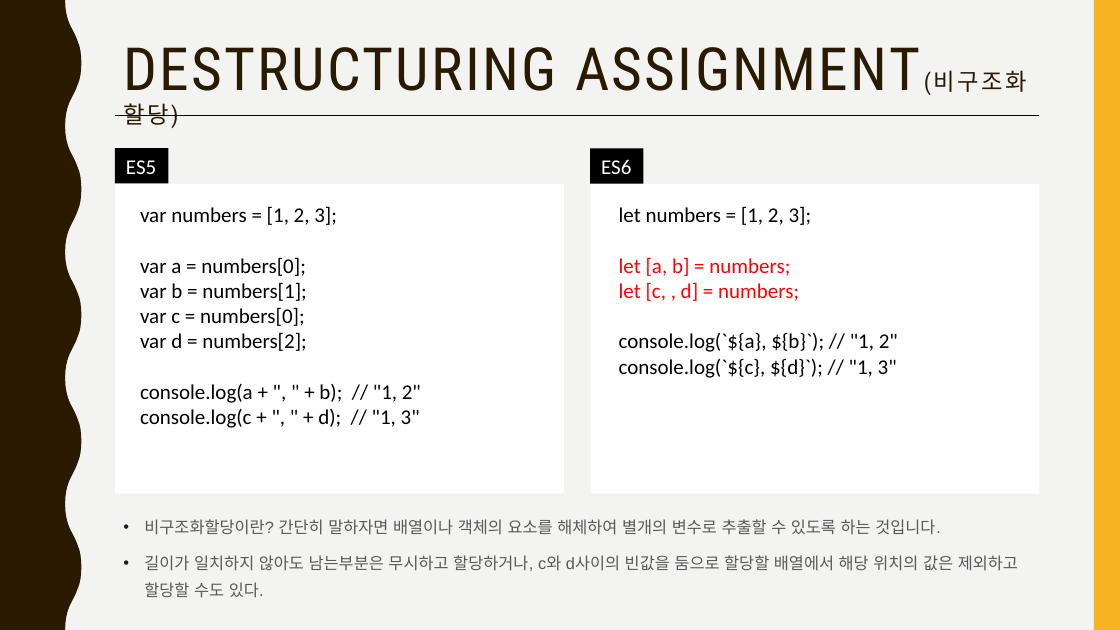
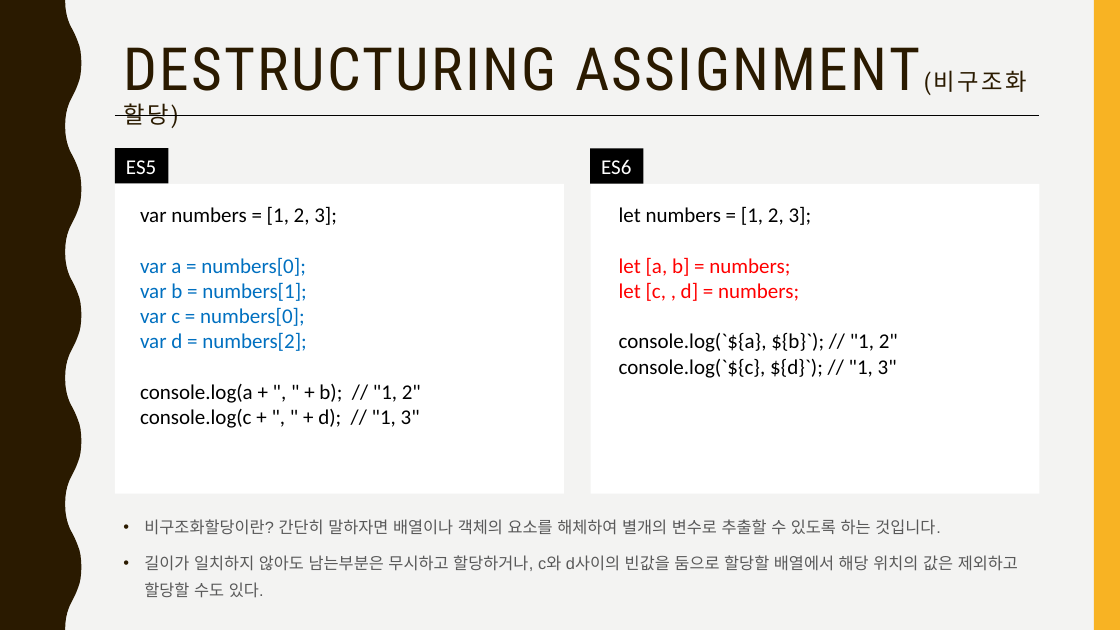
Before and after one commit to jangmang/ECMAScript6-ECMAScript201-, a slide deck: slide 11 of ES6.pptx. Drawn at 1120x630 pixels with LibreOffice and Linux fonts; fonts in the diff are those of the drawing. Boxes give left, top, right and bottom in pixels: in the first picture for what was removed or moved away, otherwise in the second. Text is boxed around its words. In the diff, an @@ line names an element or a change of style, - is before the commit and + after.

```diff
--- a/ES6.pptx
+++ b/ES6.pptx
@@ text at (140,257,307,351): text colour #000000 to #0070C0 in "var a = numbers[0];", "var b = numbers[1];", "var c = numbers[0];", "var d = numbers[2];" @@
```
Also in this commit, not shown: 10 other slides changed, 5 slides added, 7 other files.
